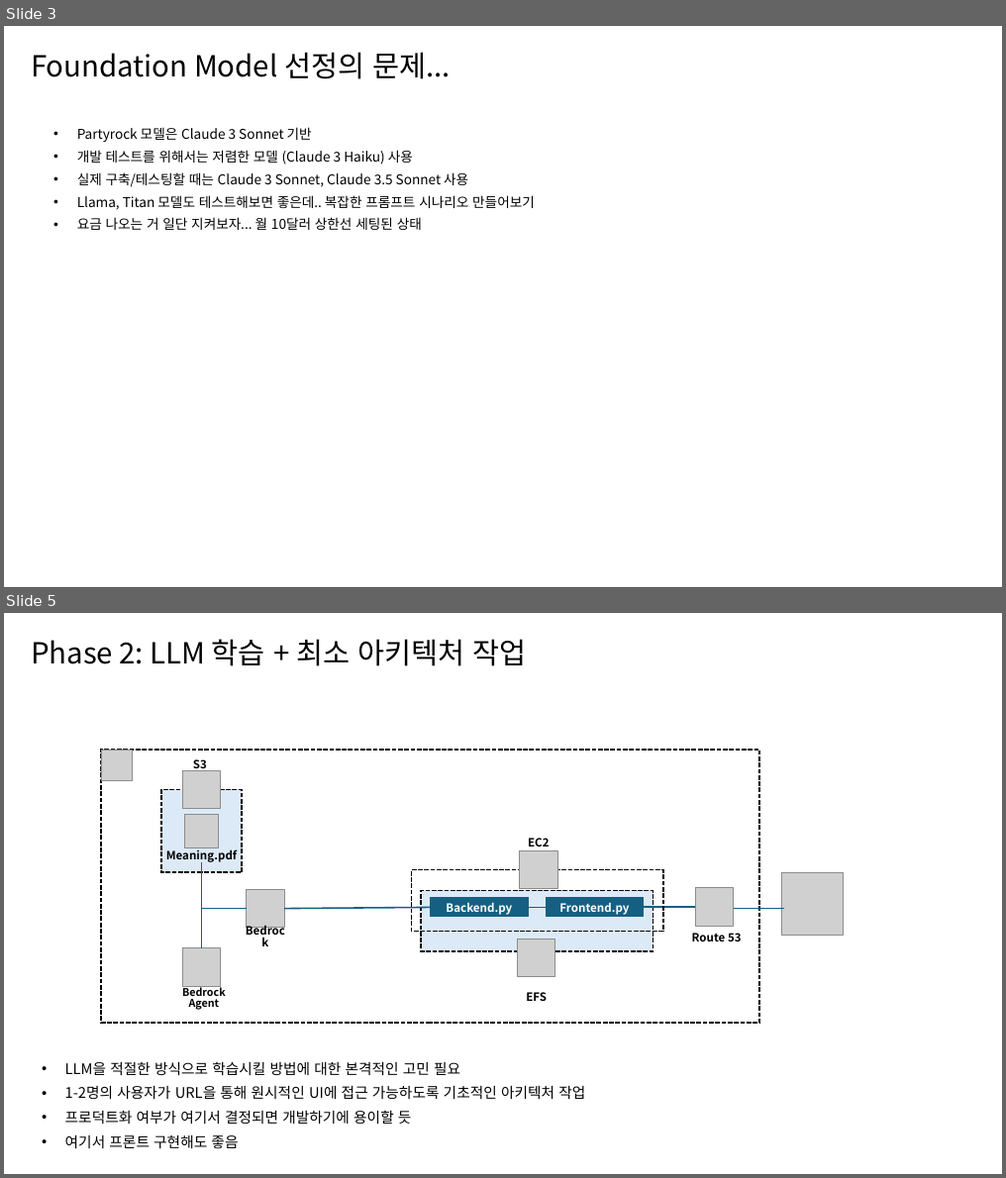
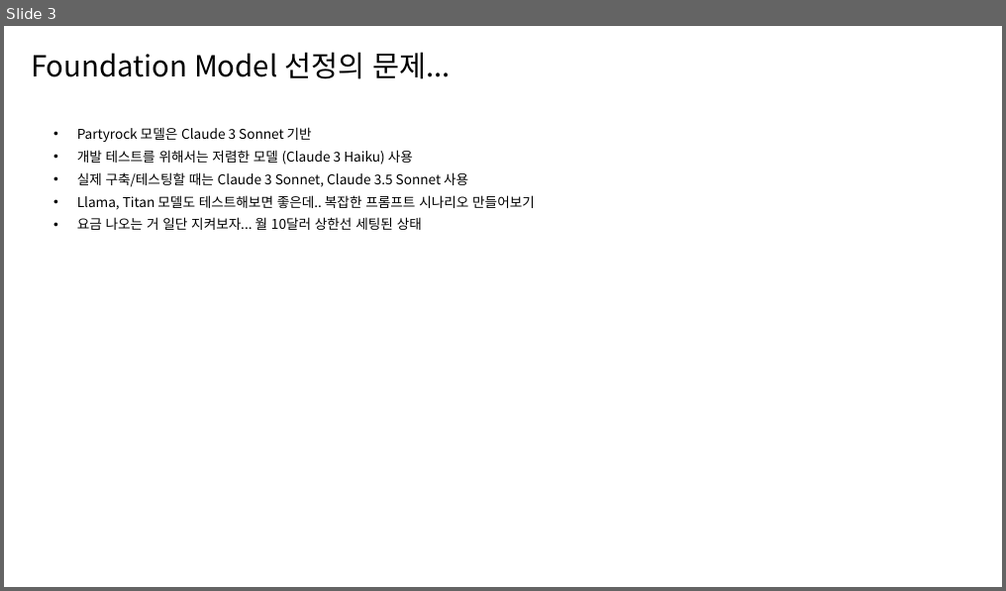
Before and after one commit to Yihoon-J/tarot-chat-AI, a slide deck: 개발계획서.pptx. Shown one above the other, each under a label of ours: slides 3 and 5 before the commit, slide 3 after it; the slides between them are not shown. The pictures are 1006x1178 and 1006x591 pixels, drawn with LibreOffice and Linux fonts; fonts in the diff are those of the drawing; grey boxes stand for pictures. Boxes give left, top, right and bottom in pixels: in the first picture for what was removed or moved away, otherwise in the second. Text is boxed around its words. In the diff, an @@ line names an element or a change of style, - is before the commit and + after.

Commit message:
basic backend 구현

```diff
--- a/개발계획서.pptx
+++ b/개발계획서.pptx
@@ slide 5 removed at (4,613,1002,1174), background #FFFFFF @@
@@ title removed at (31,639,527,666) @@
-Phase 2: LLM 학습 + 최소 아키텍처 작업
@@ rectangle removed at (101,750,760,1023) @@
@@ picture removed at (101,750,132,780) @@
@@ text removed at (193,760,207,771) @@
-S3
@@ rectangle removed at (161,789,242,872) @@
@@ picture removed at (183,771,221,809) @@
@@ picture removed at (184,814,219,849) @@
@@ text removed at (166,848,238,863) @@
-Meaning.pdf
@@ text removed at (528,838,549,847) @@
-EC2
@@ elbow line removed from (202, 862) to (247, 909) @@
@@ rectangle removed at (411,870,663,932) @@
@@ picture removed at (520,851,558,889) @@
@@ picture removed at (782,872,844,934) @@
@@ elbow line removed from (202, 949) to (247, 909) @@
@@ picture removed at (247,890,285,928) @@
@@ line removed from (430, 907) to (285, 909) @@
@@ rectangle removed at (421,891,653,953) @@
@@ rectangle removed at (430,897,529,918) @@
-Backend.py
@@ line removed from (546, 907) to (529, 907) @@
@@ rectangle removed at (546,897,645,918) @@
-Frontend.py
@@ line removed from (695, 907) to (645, 907) @@
@@ picture removed at (695,888,734,926) @@
@@ line removed from (785, 909) to (734, 909) @@
@@ text removed at (236,927,296,949) @@
-Bedrock
@@ picture removed at (518,939,555,977) @@
@@ text removed at (692,933,742,942) @@
-Route 53
@@ picture removed at (183,949,221,986) @@
@@ text removed at (182,985,226,1010) @@
-Bedrock Agent
@@ text removed at (526,992,547,1001) @@
-EFS
@@ text removed at (65,1062,585,1150) @@
-• LLM을 적절한 방식으로 학습시킬 방법에 대한 본격적인 고민 필요
-• 1-2명의 사용자가 URL을 통해 원시적인 UI에 접근 가능하도록 기초적인 아키텍처 작업
-• 프로덕트화 여부가 여기서 결정되면 개발하기에 용이할 듯
-• 여기서 프론트 구현해도 좋음
```
Also in this commit, not shown: 5 slides added, 2 other slides removed, 3 other files.
